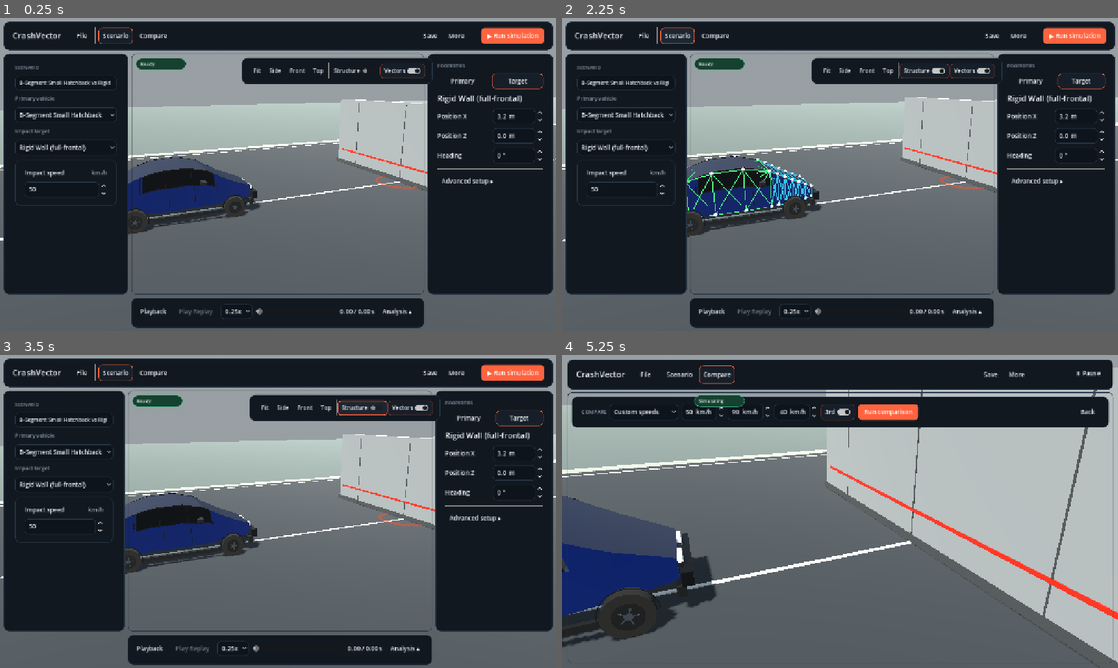
Above: before the commit, frames 1-4 (two rows, left to right).
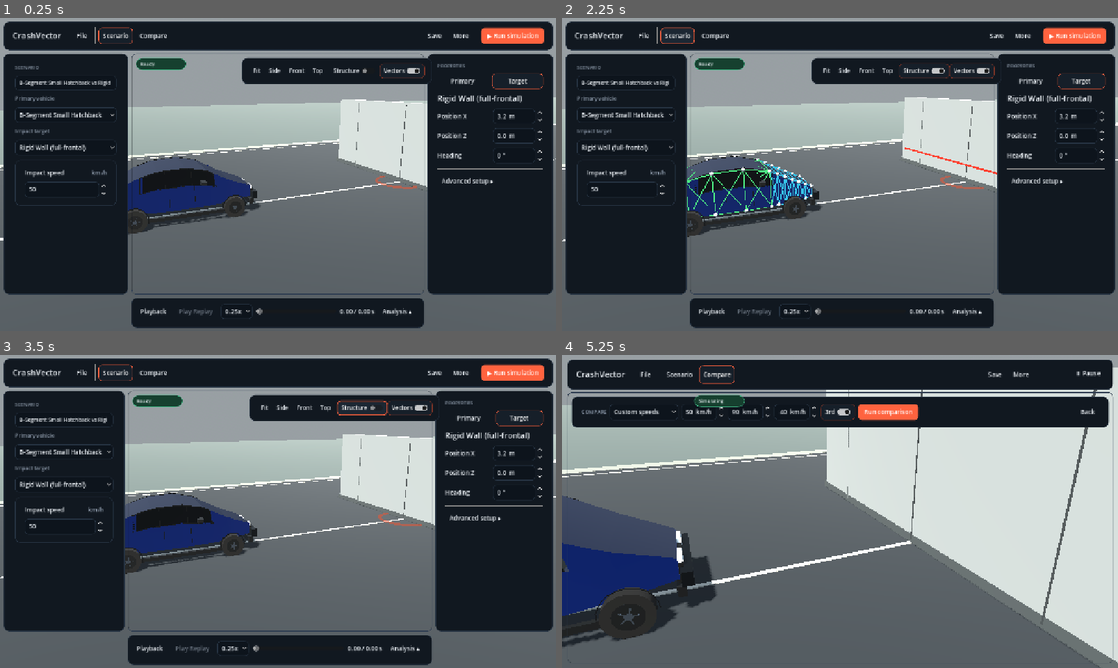
Above: after the commit, the same moments.

Repository: ArrowSK/crashvector
Game: Godot game, scene res://app/main.tscn
Two runs of this game, one before a commit and one after it. Both use one fixed random seed, a clock stepped at 60 frames per second and the inputs below.
Inputs:
- Up to frame 1 (0.25 s): no input
- Up to frame 2 (2.25 s): click "Structure" at 0.5 s; click "File" at 1.25 s; click "Scenario" at 2 s
- Up to frame 3 (3.5 s): click "Structure" at 2.75 s
- Up to frame 4 (5.25 s): click "Compare" at 3.5 s; click "More" at 4.25 s; click "▶ Run simulation" at 5 s

The runs differ from the first frame. In frame 1, 3.8% of the frame differs, in the area x 45-85%, y 5-54%; in frame 2, 4.1%; in frame 3, 4.2%; in frame 4, 25%, in the area x 47-100%, y 4-99%.

Commit message:
presentation: complete scene polish and debug-overlay separation [skip ci]

Diff:
--- a/src/demo/crash_demo_presentation.gd
+++ b/src/demo/crash_demo_presentation.gd
@@ -6,8 +6,8 @@
 
 # Presentation-only production layer. M12-M18 physics, collision geometry,
 # replay, analysis and scenario behaviour remain in the inherited production
-# stack. This layer only improves lighting, road presentation, selection chrome
-# and camera composition.
+# stack. This layer only improves lighting, road/target presentation, selection
+# chrome, camera composition and small spacing details in the existing M16 UI.
 
 var cv_fill_light: DirectionalLight3D
 
@@ -16,7 +16,20 @@
 	_cv_polish_environment()
 	_cv_polish_road()
 	_cv_polish_selection_marker()
+	_cv_polish_ui()
+	_cv_polish_target_visuals()
 	call_deferred("_frame_scenario")
+
+func _rebuild_preview() -> void:
+	super._rebuild_preview()
+	# Obstacles are rebuilt when the scenario changes. Re-apply presentation-only
+	# material/overlay decisions after the authoritative preview has been created.
+	if is_inside_tree():
+		call_deferred("_cv_polish_target_visuals")
+
+func _on_structure_toggled(value: bool) -> void:
+	super._on_structure_toggled(value)
+	_cv_polish_target_visuals()
 
 func _cv_polish_environment() -> void:
 	var world_environment := _find_world_environment()
@@ -78,12 +91,36 @@
 func _cv_set_mesh_material(instance: MeshInstance3D, color: Color, roughness: float) -> void:
 	if instance == null or instance.mesh == null:
 		return
-	var material := instance.mesh.surface_get_material(0) as StandardMaterial3D
-	if material == null:
-		return
+	var source := instance.mesh.surface_get_material(0) as StandardMaterial3D
+	if source == null:
+		return
+	# Duplicate before polishing so a shared source material elsewhere in the
+	# production scene cannot be changed by this presentation layer.
+	var material := source.duplicate(true) as StandardMaterial3D
 	material.albedo_color = color
 	material.metallic = 0.0
 	material.roughness = roughness
+	instance.material_override = material
+
+func _cv_polish_target_visuals() -> void:
+	if obstacle == null or not is_instance_valid(obstacle):
+		return
+	var stripe := obstacle.find_child("ImpactReferenceStripe", true, false) as MeshInstance3D
+	if stripe != null:
+		# The bright red impact stripe is useful engineering reference geometry but
+		# looked like accidental debug output in the normal scenario view. Keep it
+		# available with Structure rather than displaying it by default.
+		stripe.visible = scenario != null and scenario.show_structure
+	var wall := obstacle.find_child("RigidWall", true, false) as MeshInstance3D
+	_cv_set_mesh_material(wall, Color("aeb4b4"), 0.88)
+	var foot := obstacle.find_child("WallFoot", true, false) as MeshInstance3D
+	_cv_set_mesh_material(foot, Color("51585a"), 0.94)
+	for child in obstacle.find_children("WallJoint", "MeshInstance3D", true, false):
+		_cv_set_mesh_material(child as MeshInstance3D, Color("6d7475"), 0.94)
+	for name in ["BarrierBase", "BarrierLower", "BarrierUpper"]:
+		_cv_set_mesh_material(obstacle.find_child(name, true, false) as MeshInstance3D, Color("a4aaa8"), 0.91)
+	for child in obstacle.find_children("BarrierJoint", "MeshInstance3D", true, false):
+		_cv_set_mesh_material(child as MeshInstance3D, Color("686e6d"), 0.95)
 
 func _cv_polish_selection_marker() -> void:
 	if m10_selection_ring == null:
@@ -103,6 +140,20 @@
 	m10_selection_ring.position.y = 0.045
 	m10_selection_ring.cast_shadow = GeometryInstance3D.SHADOW_CASTING_SETTING_OFF
 
+func _cv_polish_ui() -> void:
+	# Preserve the existing M16 desktop. Only reclaim a little chrome and keep the
+	# central 3D view visually dominant; this is deliberately not another redesign.
+	if m16_action_slot != null:
+		m16_action_slot.custom_minimum_size.x = 158.0
+	if m10_status_label != null:
+		m10_status_label.add_theme_font_size_override("font_size", 11)
+	if m16_viewport_toolbar != null:
+		for child in m16_viewport_toolbar.get_children():
+			if child is MarginContainer:
+				child.add_theme_constant_override("margin_left", 4)
+				child.add_theme_constant_override("margin_right", 4)
+	_layout_m10()
+
 func _frame_scenario() -> void:
 	_cv_apply_camera(false, true)
 
@@ -127,7 +178,7 @@
 		return
 	var primary := _m161_primary_center()
 	var target := _m161_target_center()
-	var toward_primary := (primary - target)
+	var toward_primary := primary - target
 	var focus := target
 	if toward_primary.length() > 0.01:
 		focus += toward_primary.normalized() * minf(toward_primary.length() * 0.22, 1.6)
